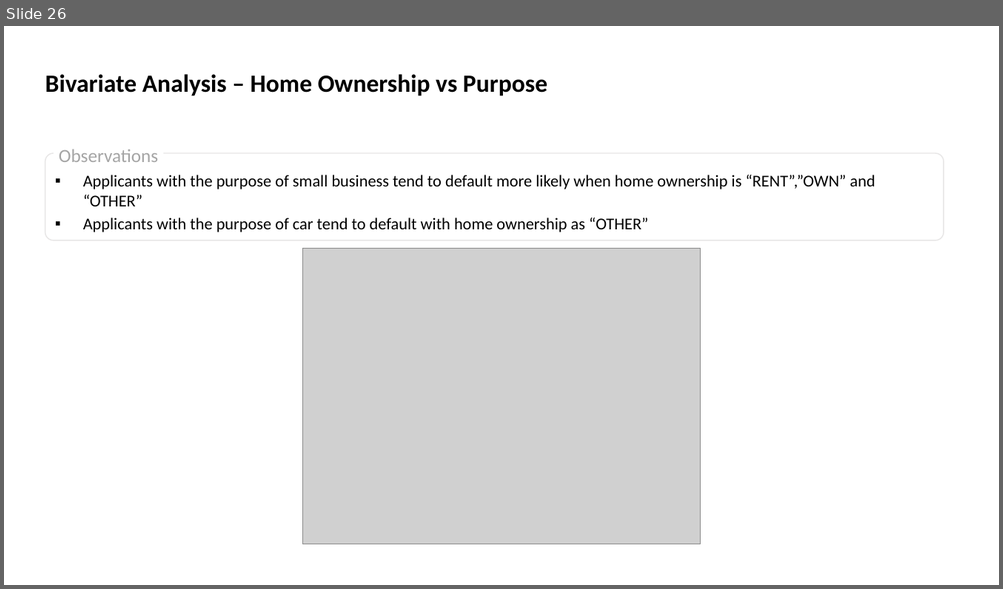
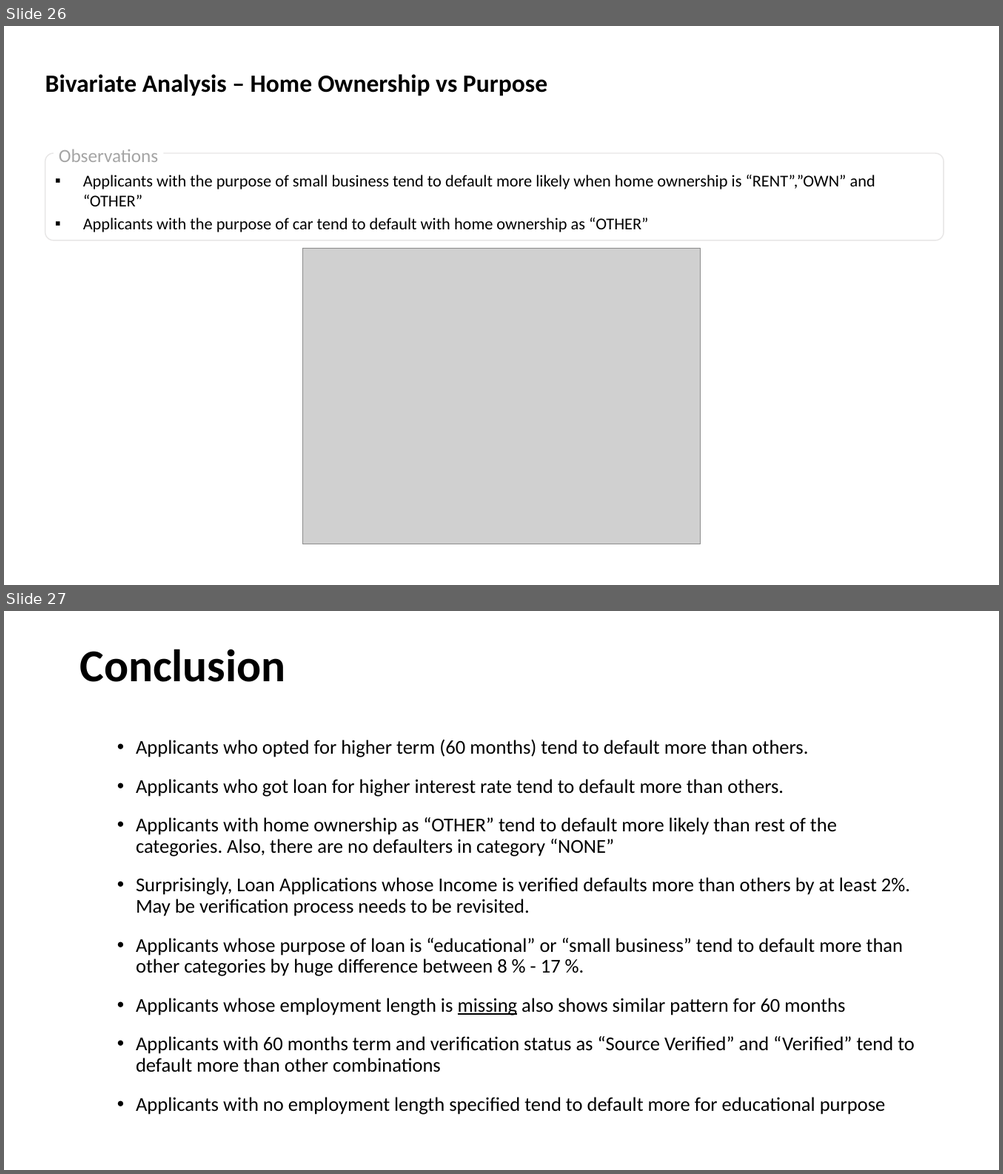
Before and after one commit to SathishKumarRamasamy/lending-club-case-study, a slide deck: Lending_Club_Case_Study.pptx. Shown one above the other, each under a label of ours: slide 26 before the commit, slides 26 and 27 after it. The pictures are 1003x589 and 1003x1174 pixels, drawn with LibreOffice and Linux fonts; fonts in the diff are those of the drawing; grey boxes stand for pictures. Boxes give left, top, right and bottom in pixels: in the first picture for what was removed or moved away, otherwise in the second. Text is boxed around its words. In the diff, an @@ line names an element or a change of style, - is before the commit and + after.

Commit message:
Add Conclusion

```diff
--- a/Lending_Club_Case_Study.pptx
+++ b/Lending_Club_Case_Study.pptx
@@ slide 27 added at (4, 611, 999, 1170), background #FFFFFF @@
@@ title added at (79, 649, 285, 682), 44 pt, text #000000, bold @@
+Conclusion
@@ text added at (136, 739, 914, 1115), 19 pt, text #000000 @@
+  • Applicants who opted for higher term (60 months) tend to default more than others.
+  • Applicants who got loan for higher interest rate tend to default more than others.
+  • Applicants with home ownership as “OTHER” tend to default more likely than rest of the categories. Also, there are no defaulters in category “NONE”
+  • Surprisingly, Loan Applications whose Income is verified defaults more than others by at least 2%. May be verification process needs to be revisited.
+  • Applicants whose purpose of loan is “educational” or “small business” tend to default more than other categories by huge difference between 8 % - 17 %.
+  • Applicants whose employment length is missing also shows similar pattern for 60 months
+  • Applicants with 60 months term and verification status as “Source Verified” and “Verified” tend to default more than other combinations
+  • Applicants with no employment length specified tend to default more for educational purpose
```
Also in this commit, not shown: 4 slides changed, 2 slides removed, 2 other files.
